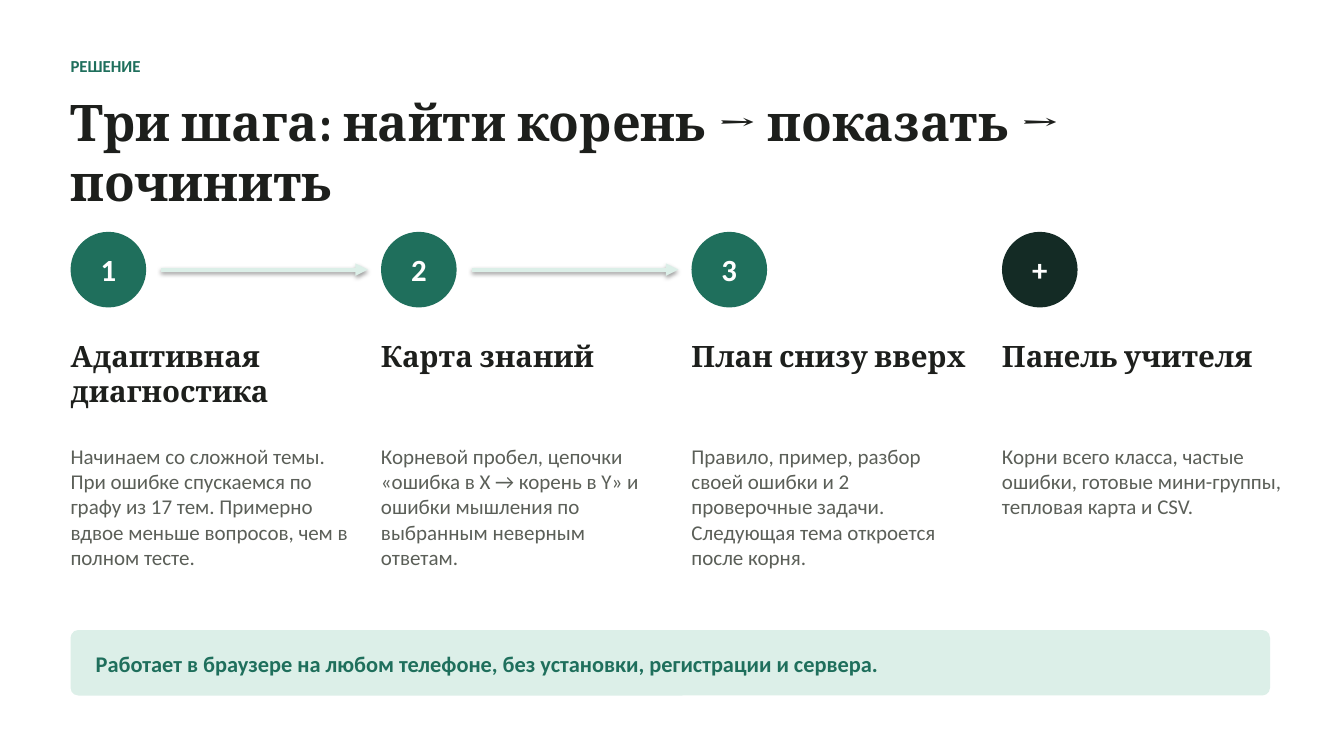
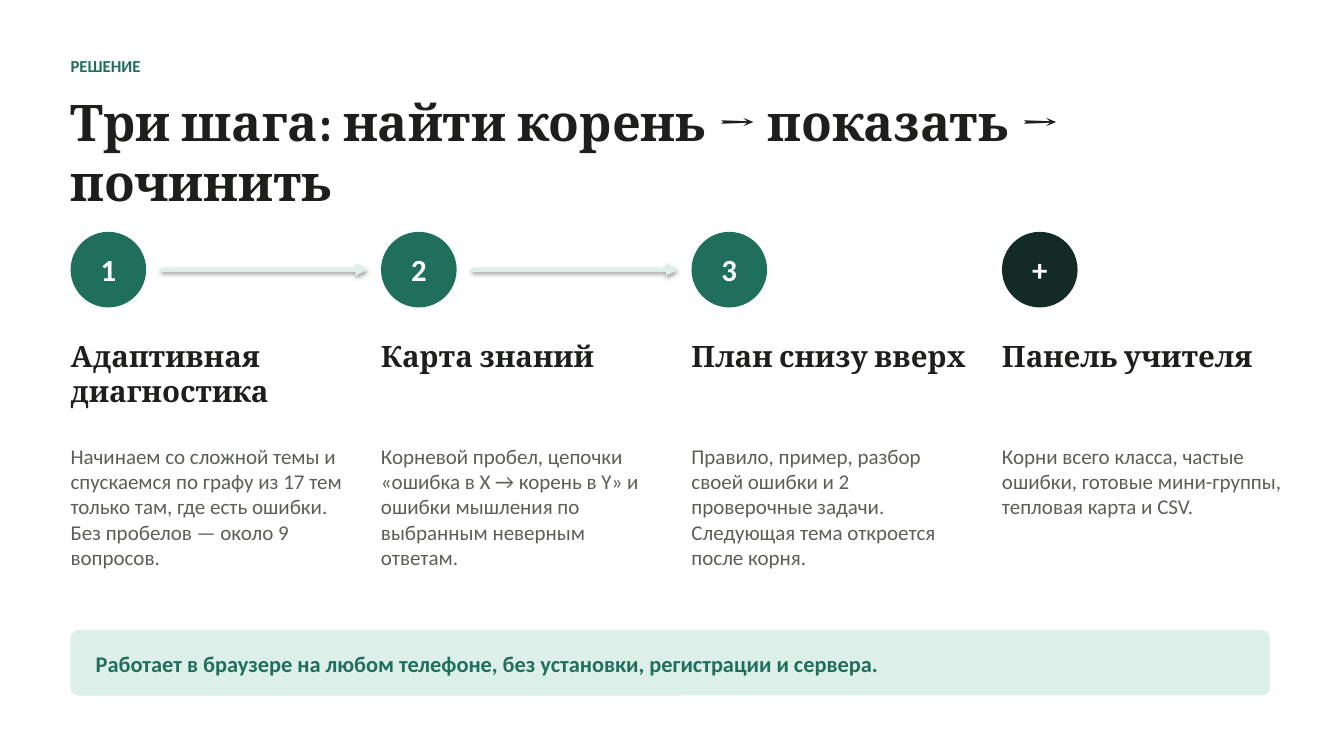
Before and after one commit to sas1k00/hackathonchik, a slide deck: slide 4 of docs/Tamyr_VentureHack2026.pptx. Drawn at 1344x756 pixels with LibreOffice and Linux fonts; fonts in the diff are those of the drawing. Boxes give left, top, right and bottom in pixels: in the first picture for what was removed or moved away, otherwise in the second. Text is boxed around its words. In the diff, an @@ line names an element or a change of style, - is before the commit and + after.

```diff
--- a/docs/Tamyr_VentureHack2026.pptx
+++ b/docs/Tamyr_VentureHack2026.pptx
@@ text at box(71, 450, 341, 569): text changed @@
-Начинаем со сложной темы. При ошибке спускаемся по графу из 17 тем. Примерно вдвое меньше вопросов, чем в полном тесте.
+Начинаем со сложной темы и спускаемся по графу из 17 тем только там, где есть ошибки. Без пробелов — около 9 вопросов.
```
Also in this commit, not shown: 5 other slides changed, 1 slide added, 11 other files.
